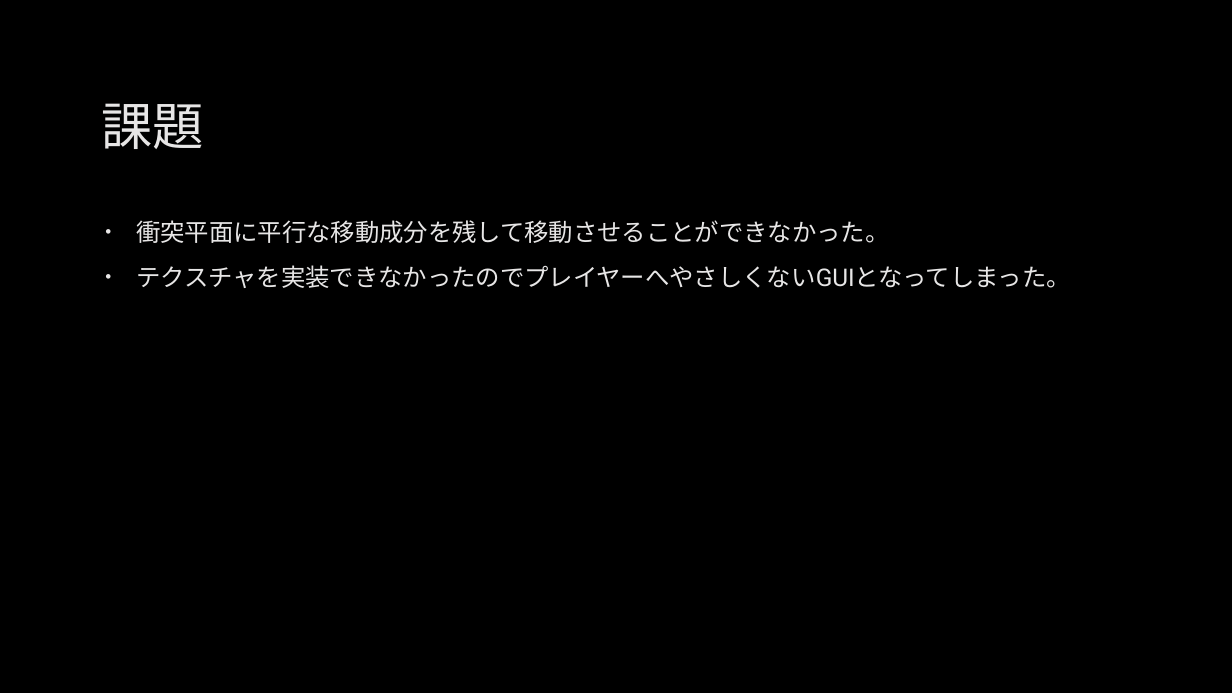
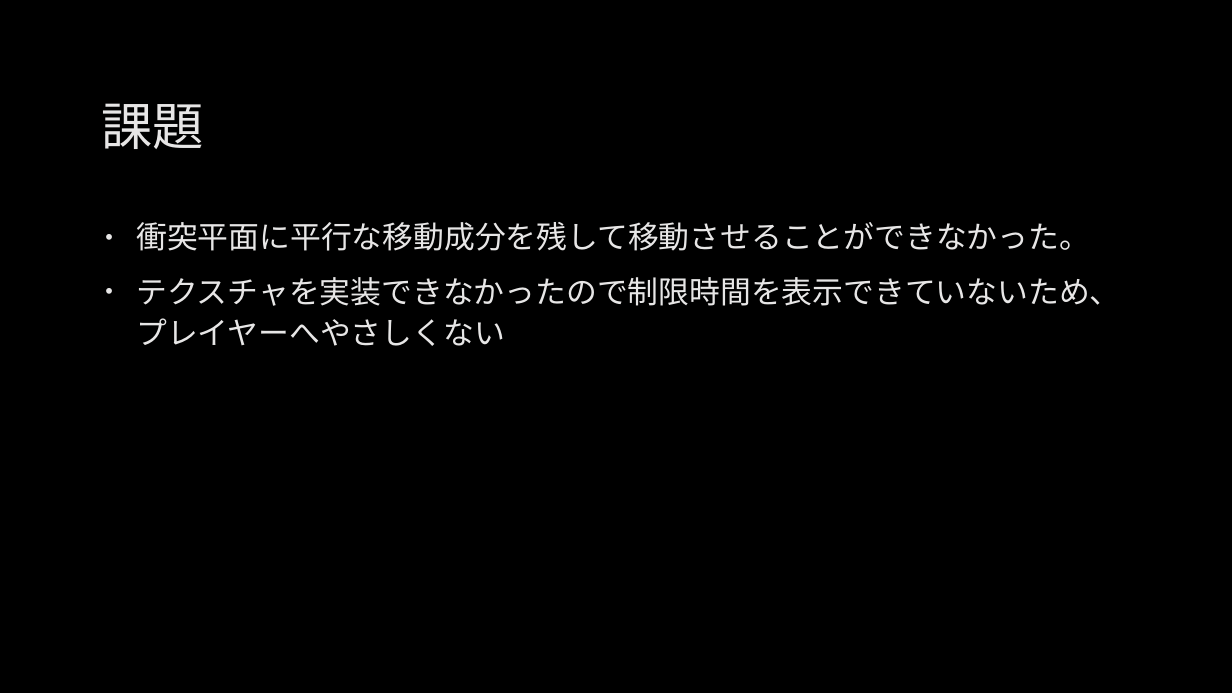
Before and after one commit to hamukawa0406/CG, a slide deck: slide 6 of freeProduction.pptx (slide 7 before the commit). Drawn at 1232x693 pixels with LibreOffice and Linux fonts; fonts in the diff are those of the drawing; background and template pictures are left out. Boxes give left, top, right and bottom in pixels: in the first picture for what was removed or moved away, otherwise in the second. Text is boxed around its words. In the diff, an @@ line names an element or a change of style, - is before the commit and + after.

```diff
--- a/freeProduction.pptx
+++ b/freeProduction.pptx
@@ text at [136, 222, 1090, 251]: size 19 to 24 pt in "衝突平面に平行な移動成分を残して移動させることができなかった。"; more space between paragraphs @@
@@ text at [136, 277, 1120, 346]: text changed; size 19 to 24 pt @@
-• テクスチャを実装できなかったのでプレイヤーへやさしくないGUIとなってしまった。
+• テクスチャを実装できなかったので制限時間を表示できていないため、プレイヤーへやさしくない
```
Also in this commit, not shown: 2 other slides changed, 3 slides added, 4 slides removed, 20 other files.
